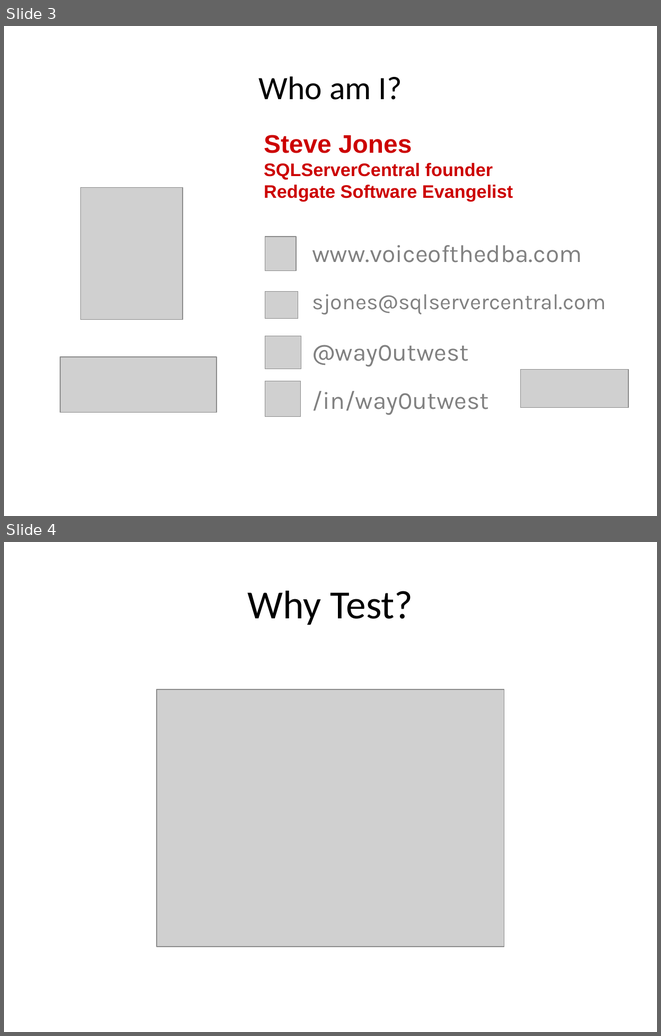
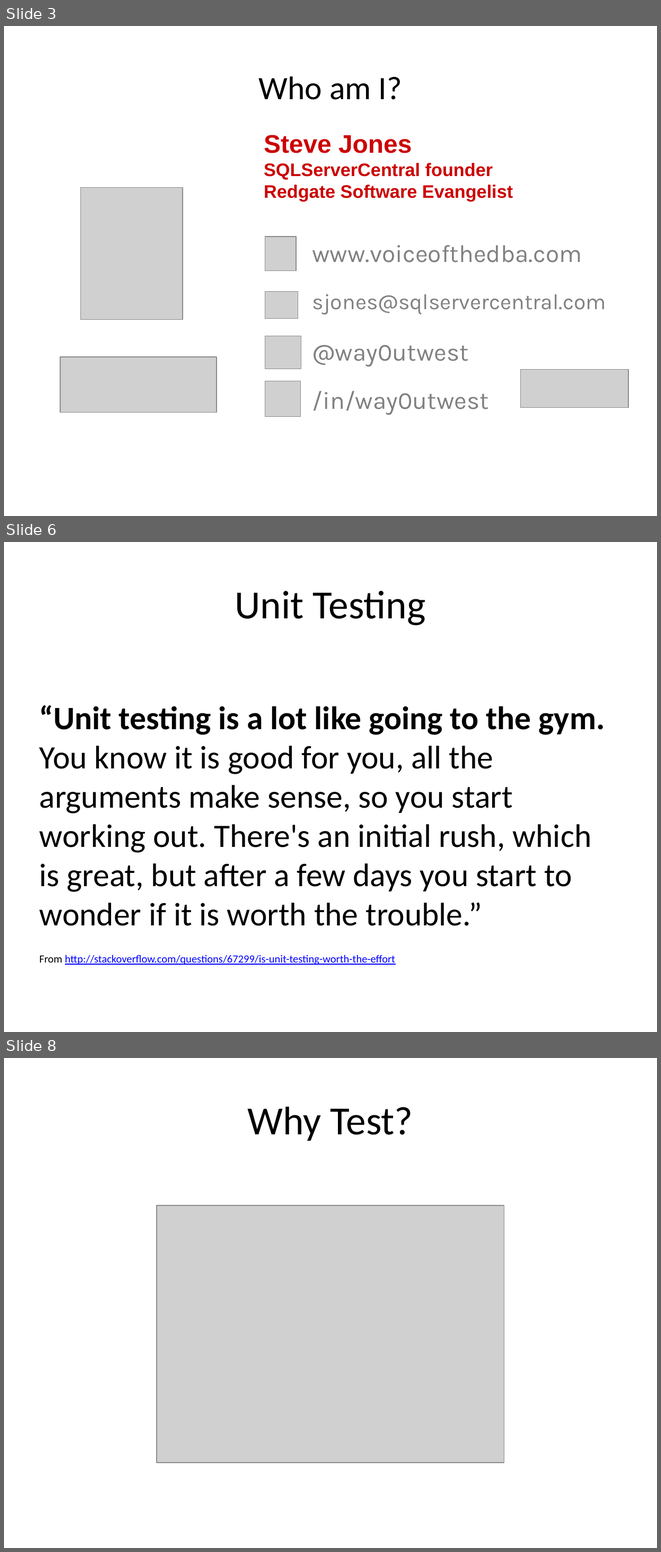
Before and after one commit to way0utwest/UnitTestingTSQL, a slide deck: UnitTestingTSQL.pptx. Shown one above the other, each under a label of ours: slides 3 and 4 before the commit, slides 3, 6 and 8 after it; the slides between them are not shown. The pictures are 661x1036 and 661x1552 pixels, drawn with LibreOffice and Linux fonts; fonts in the diff are those of the drawing; grey boxes stand for pictures. Boxes give left, top, right and bottom in pixels: in the first picture for what was removed or moved away, otherwise in the second. Text is boxed around its words. In the diff, an @@ line names an element or a change of style, - is before the commit and + after.

```diff
--- a/UnitTestingTSQL.pptx
+++ b/UnitTestingTSQL.pptx
@@ slide 6 added at box(4, 542, 657, 1032), background #FFFFFF @@
@@ title added at box(235, 591, 426, 625), 44 pt, text #000000 @@
+Unit Testing
@@ text added at box(40, 705, 605, 964), 36 pt, text #000000 @@
+“Unit testing is a lot like going to the gym. You know it is good for you, all the arguments make sense, so you start working out. There's an initial rush, which is great, but after a few days you start to wonder if it is worth the trouble.”
+From http://stackoverflow.com/questions/67299/is-unit-testing-worth-the-effort
@@ what was slide 4 is now slide 8 @@
```
Also in this commit, not shown: 5 slides changed, 5 other slides added, 2 slides removed, 5 other files.
